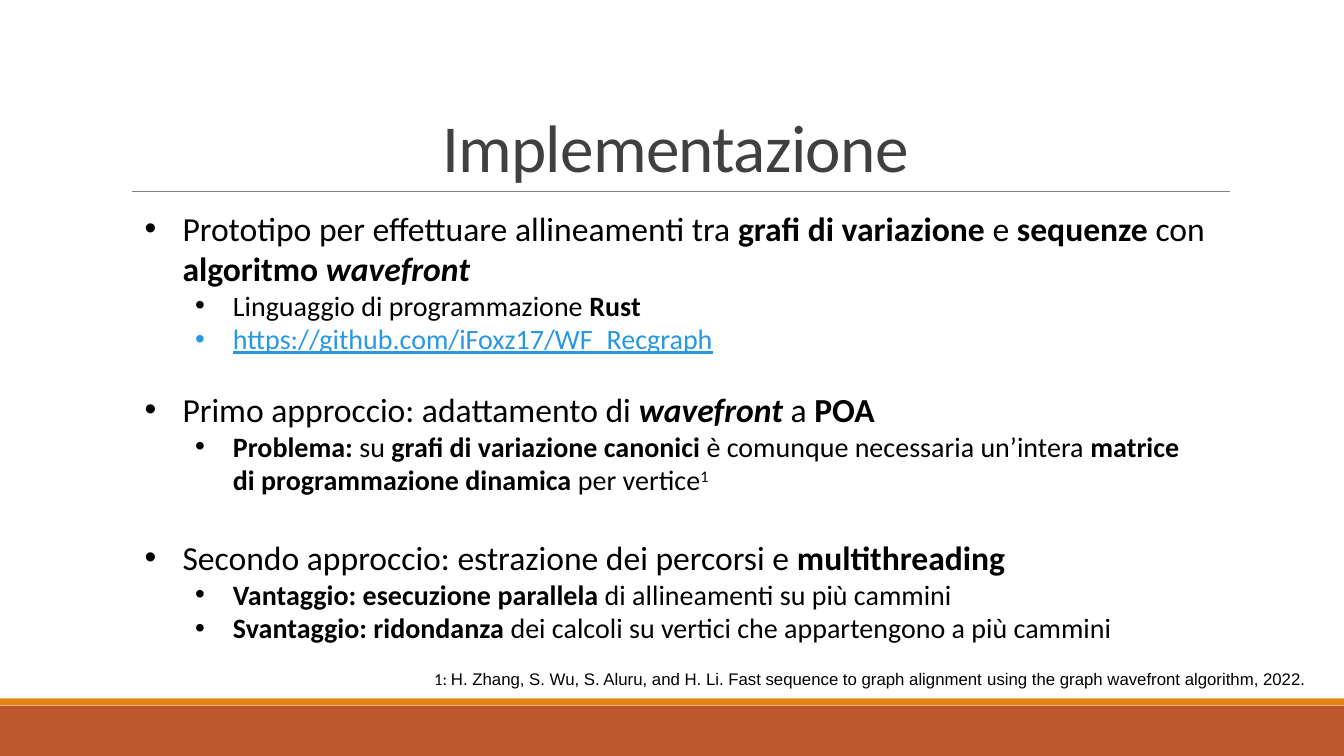
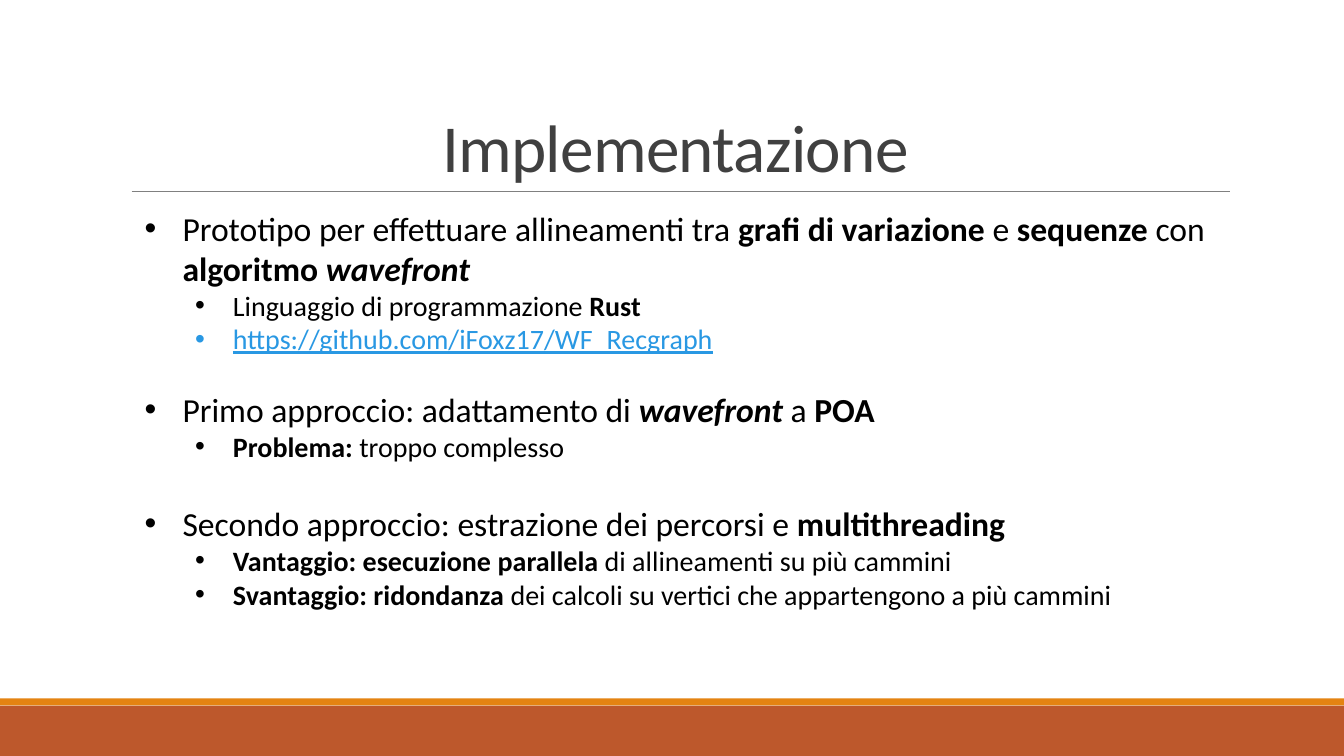
Before and after one commit to iFoxz17/WF_Recgraph, a slide deck: slide 13 of thesis_presentation.pptx (slide 7 before the commit). Drawn at 1344x756 pixels with LibreOffice and Linux fonts; fonts in the diff are those of the drawing; background and template pictures are left out. Boxes give left, top, right and bottom in pixels: in the first picture for what was removed or moved away, otherwise in the second. Text is boxed around its words. In the diff, an @@ line names an element or a change of style, - is before the commit and + after.

```diff
--- a/thesis_presentation.pptx
+++ b/thesis_presentation.pptx
@@ text at [233, 437, 564, 462]: text changed; bold off @@
-  • Problema: su grafi di variazione canonici è comunque necessaria un’intera matrice di programmazione dinamica per vertice1
+  • Problema: troppo complesso
@@ text removed at [434, 673, 1305, 689] @@
-1: H. Zhang, S. Wu, S. Aluru, and H. Li. Fast sequence to graph alignment using the graph wavefront algorithm, 2022.
```
Also in this commit, not shown: 8 other slides changed, 7 slides added, 1 slide removed, 1 other file.
